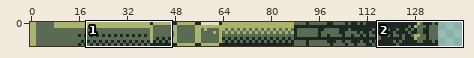
File history of a sprite sheet, images/Sprite-0003.png. Above: a wide view before the commit, with the close-up outlined.
Close-up. As it was:
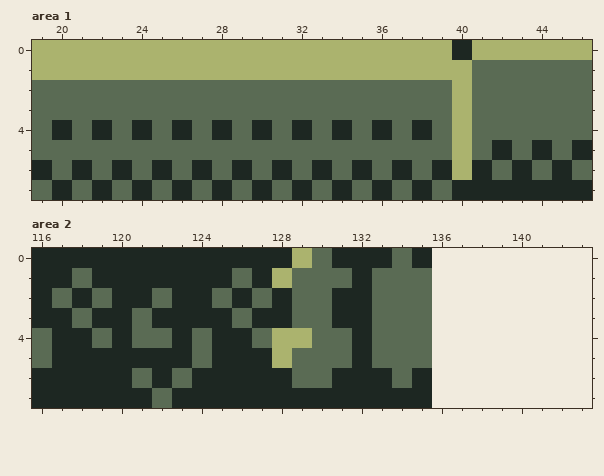
The file is 136x8 pixels. Shown: area 1: x 19..46, y 0..7; area 2: x 116..143, y 0..7. The old version is drawn lined up with the new one, on the new canvas.
And afterwards:
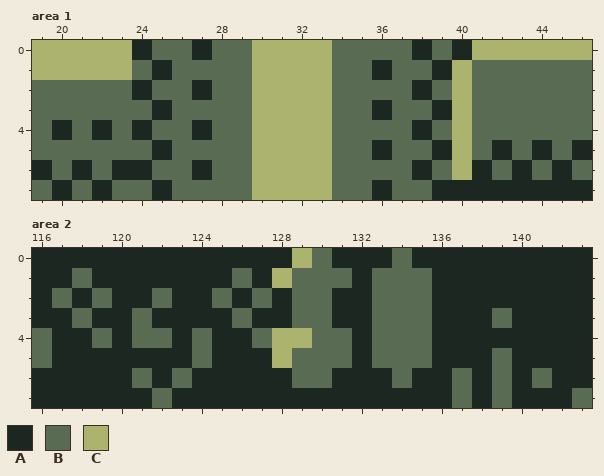
Palette (. is transparent): A #1d2722  B #5a6b54  C #abb36e
Changes in this commit:
canvas 136x8 -> 144x8
Area 1:
y 0: x 24..29 CCCCCC -> ABBABB; x 34..39 CCCCCC -> BBBBAB
y 1: x 24..29 CCCCCC -> BABBBB; x 34..39 CCCCCC -> BBABBA
y 2: x 24 B -> A; x 27 B -> A; x 30..33 BBBB -> CCCC; x 38 B -> A
y 3: x 25 B -> A; x 30..33 BBBB -> CCCC; x 36 B -> A; x 39 B -> A
y 4: x 26..28 ABA -> BAB; x 30..34 ABABA -> CCCCB; x 36 A -> B
y 5: x 25 B -> A; x 30..33 BBBB -> CCCC; x 36 B -> A; x 39 B -> A
y 6: x 24..25 BA -> AB; x 29..33 ABABA -> BCCCC; x 35 A -> B; x 37..39 ABA -> BAB
y 7: x 24..26 ABA -> BAB; x 28 A -> B; x 30..34 ABABA -> CCCCB; x 38..39 AB -> BA
Area 2:
y 0..2: x 136..143 ........ -> AAAAAAAA
y 3: x 136..143 ........ -> AAABAAAA
y 4: x 136..143 ........ -> AAAAAAAA
y 5: x 136..143 ........ -> AAABAAAA
y 6: x 136..143 ........ -> ABABABAA
y 7: x 136..143 ........ -> ABABAAAB
